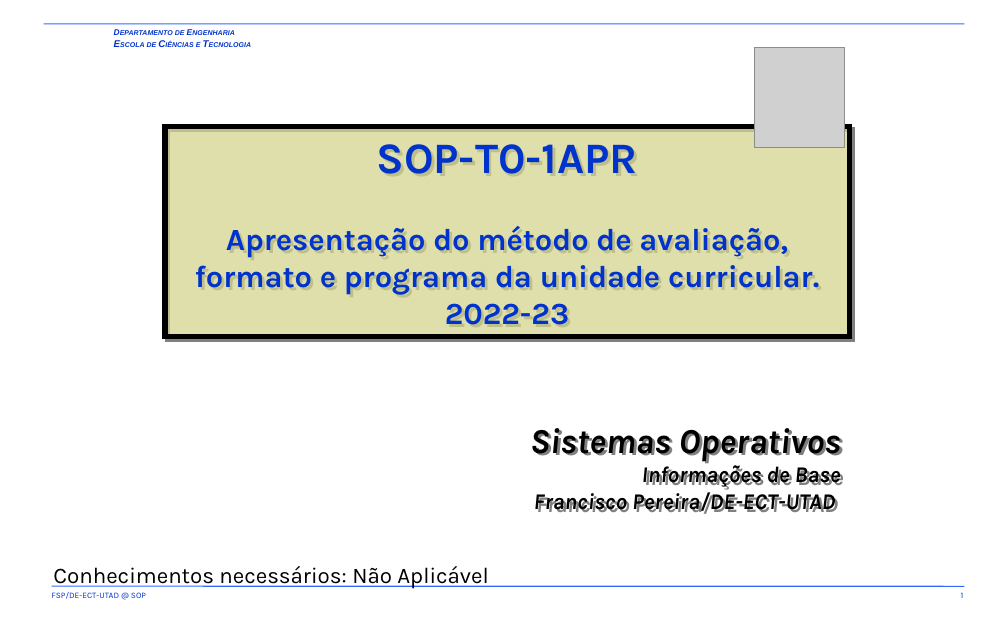
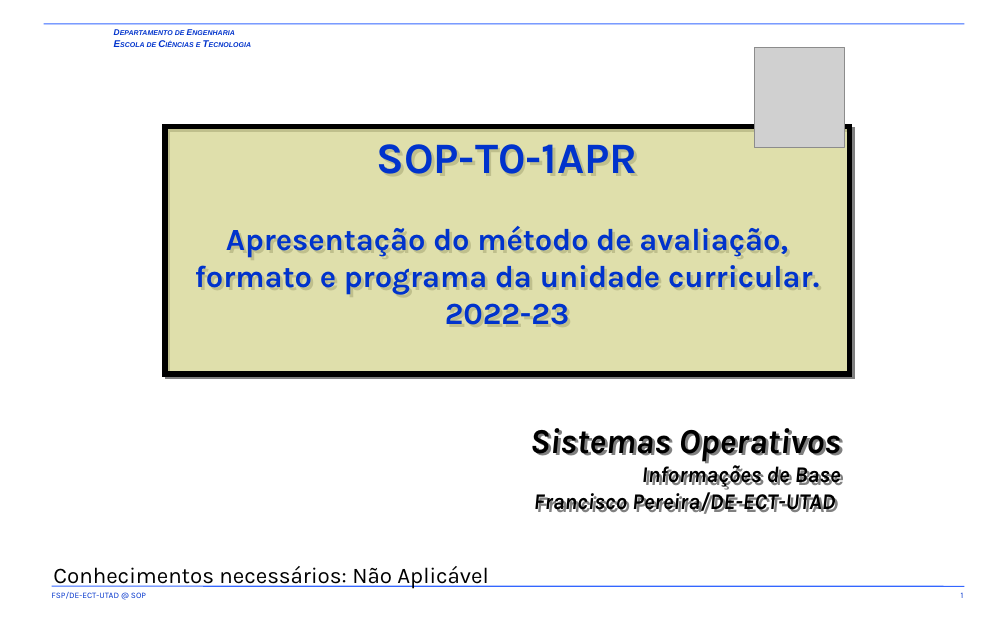
Before and after one commit to fsp864/UTAD-SOP, a slide deck: slide 1 of aulas/t/SOP-T0-1APR.pptx. Drawn at 1008x630 pixels with LibreOffice and Linux fonts; fonts in the diff are those of the drawing; grey boxes stand for pictures; background and template pictures are left out. Boxes give left, top, right and bottom in pixels: in the first picture for what was removed or moved away, otherwise in the second. Text is boxed around its words. In the diff, an @@ line names an element or a change of style, - is before the commit and + after.

```diff
--- a/aulas/t/SOP-T0-1APR.pptx
+++ b/aulas/t/SOP-T0-1APR.pptx
@@ title "SOP-T0-1APR Apresentação do método de ...": place and size @@
-title "SOP-T0-1APR Apresentação do método de ..." at <box>164,127,849,337</box>
+title "SOP-T0-1APR Apresentação do método de ..." at <box>164,127,849,374</box>
```
Also in this commit, not shown: 15 other slides changed, 1 slide added, 1 slide removed, 1 other file.
